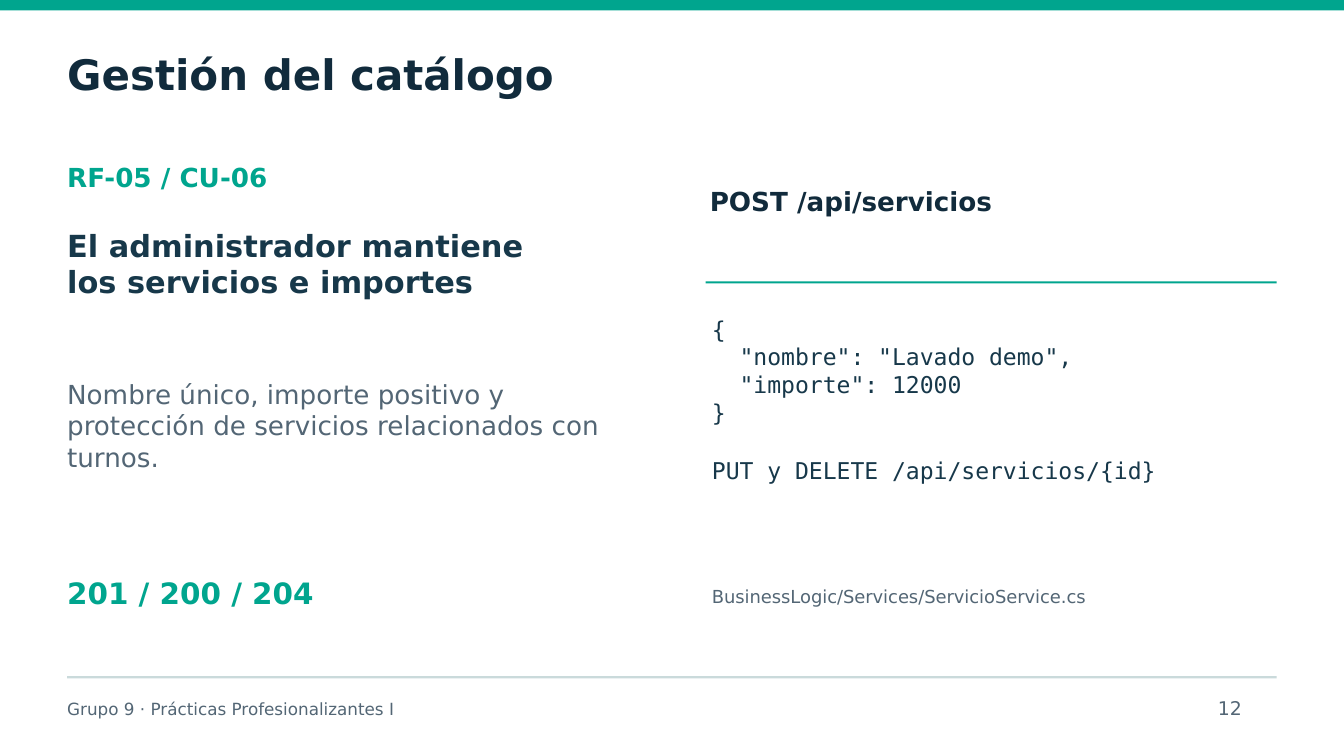
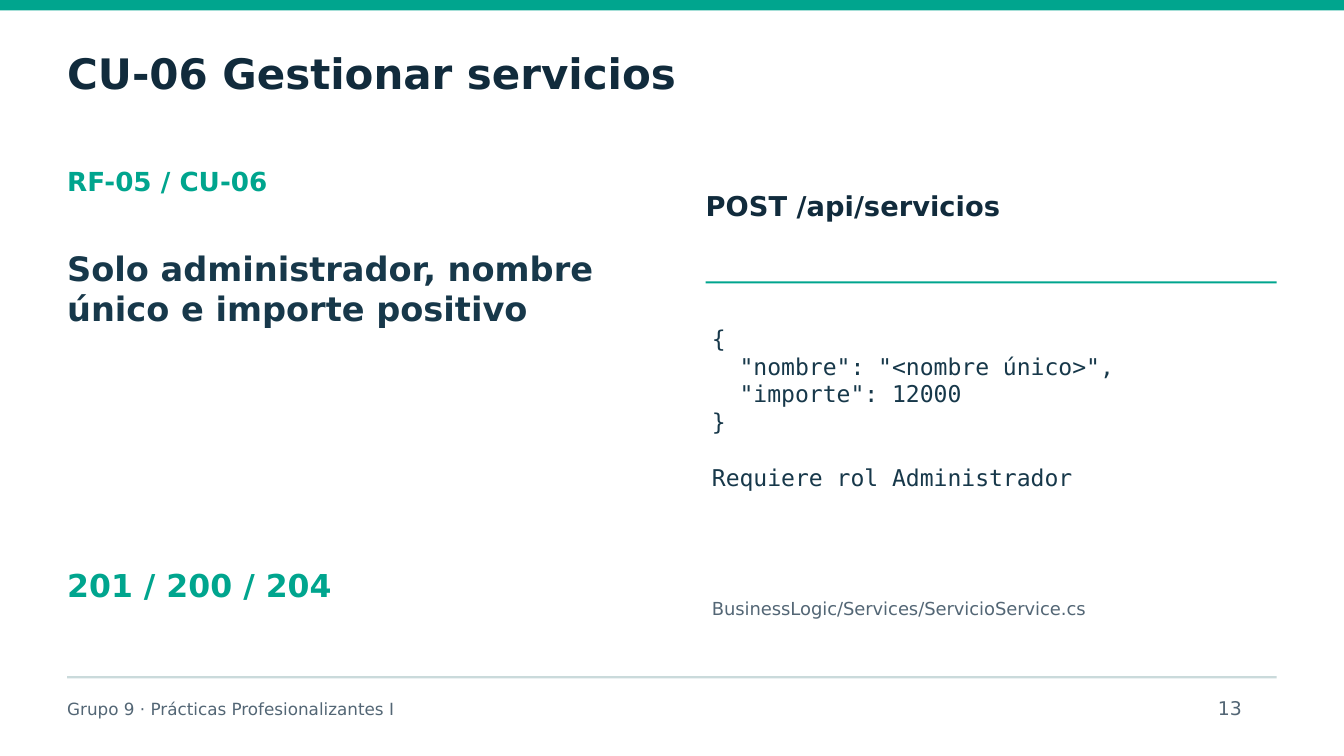
Before and after one commit to PracticasProfesionalizantes-I-2026/Grupo-9-TurnosLavadero, a slide deck: slide 13 of Documentos/Presentacion/TurnosLavadero-Grupo9.pptx (slide 12 before the commit). Drawn at 1344x756 pixels with LibreOffice and Linux fonts; fonts in the diff are those of the drawing. Boxes give left, top, right and bottom in pixels: in the first picture for what was removed or moved away, otherwise in the second. Text is boxed around its words. In the diff, an @@ line names an element or a change of style, - is before the commit and + after.

```diff
--- a/Documentos/Presentacion/TurnosLavadero-Grupo9.pptx
+++ b/Documentos/Presentacion/TurnosLavadero-Grupo9.pptx
@@ text at bbox=[67, 57, 676, 90]: text changed @@
-Gestión del catálogo
+CU-06 Gestionar servicios
@@ text "RF-05 / CU-06": place and size @@
-text "RF-05 / CU-06" at bbox=[67, 167, 268, 188]
+text "RF-05 / CU-06" at bbox=[67, 171, 268, 192]
@@ text "POST /api/servicios" at bbox=[706, 195, 1000, 222]: size 18.8 to 19.5 pt @@
@@ text removed at bbox=[67, 234, 524, 300] @@
-El administrador mantiene
-los servicios e importes
@@ text at bbox=[67, 255, 593, 328]: text changed; size 18.8 to 24 pt; text colour #536675 to #17384A; bold on @@
-Nombre único, importe positivo y protección de servicios relacionados con turnos.
+Solo administrador, nombre único e importe positivo
@@ text "{": place and size @@
-text "{" at bbox=[712, 347, 1155, 484]
+text "{" at bbox=[712, 356, 1114, 491]
@@ text at bbox=[740, 356, 1114, 379]: text changed @@
-"nombre": "Lavado demo",
+"nombre": "<nombre único>",
@@ text at bbox=[712, 468, 1072, 491]: text changed @@
-PUT y DELETE /api/servicios/{id}
+Requiere rol Administrador
@@ text "201 / 200 / 204": place and size @@
-text "201 / 200 / 204" at bbox=[67, 582, 313, 605]
+text "201 / 200 / 204" at bbox=[67, 573, 332, 598]
@@ text "201 / 200 / 204" at bbox=[67, 573, 332, 598]: size 21 to 22.5 pt @@
@@ text "BusinessLogic/Services/ServicioService.cs": place and size @@
-text "BusinessLogic/Services/ServicioService.cs" at bbox=[712, 589, 1086, 607]
+text "BusinessLogic/Services/ServicioService.cs" at bbox=[712, 601, 1086, 619]
@@ text at bbox=[1218, 701, 1242, 716]: text changed @@
-12
+13
```
Also in this commit, not shown: 7 other slides changed, 9 slides added, 6 slides removed, 44 other files.
